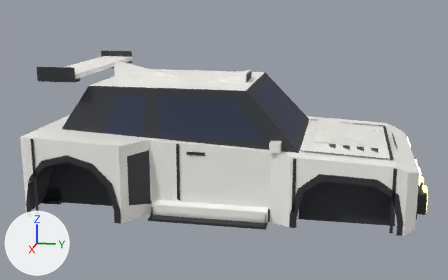
Renders of the FBX model assets/meshes/kumo/Kumo.fbx from each side of a commit.
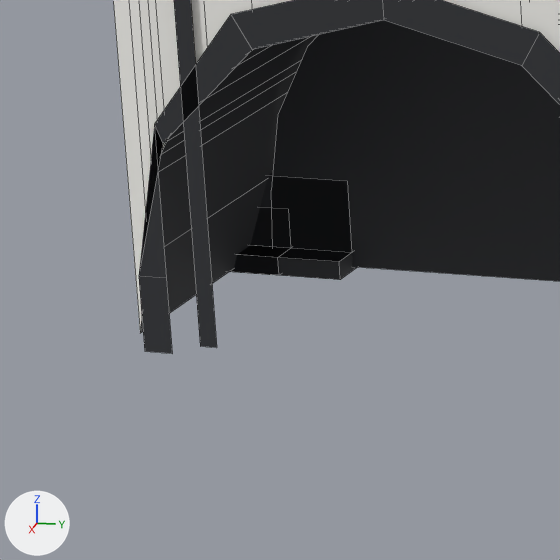
The first picture shows the older version from a 50 mm camera at (19.92, 3.91, 5.34) aimed at (0.19, -0.04, 0.4). The close-ups show the older and then the newer version on the part from 1% to 21% of the width and 57% to 90% of the height of that picture. Only the edits that show in the close-ups are written down. Arrows for +X, +Y and +Z are at lower left; the lights stay in place. The close-ups show mesh edges as thin lines.

Names of what the first close-up shows: 'ArchLip_RR', 'BumperRear', 'Fender_RR', 'Ink_BumpR_R', 'Opt_Diffuser_Race_AccDiffuserRace', 'Opt_Diffuser_Road_AccDiffuser', 'Underbody', 'WheelWell'.
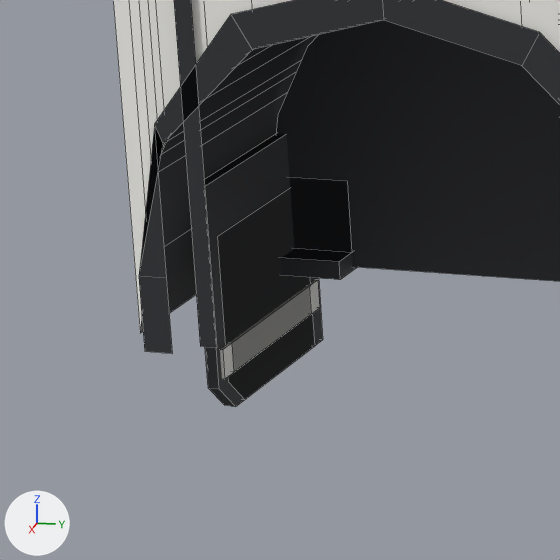
Where the change shows, as pixel boxes (x1, y1, x2, y2) in the close-ups (560 x 560 px):
'Opt_Mudflaps_Long_AccMudflapsLong', added
    after: (204, 134, 323, 407)
'Opt_Mudflaps_Rally_AccMudflaps', added
    after: (217, 191, 314, 398)
'Opt_Mudflaps_Long_AccMudflapsLongBand', added
    after: (220, 280, 320, 379)
'Opt_Mudflaps_Rally_AccMudflapsBand', added
    after: (232, 287, 311, 371)
'Opt_Diffuser_Road_AccDiffuser', unchanged, covered by the edit
    before: (229, 207, 291, 275)

What the commit changed:
Mesh me_opt_mudflaps_long_accmudflapslongband is new.
It consists of a box spanning x 2.04..3.12, y 2.7..2.8, z -1.75..-1.59; a box spanning x -3.12..-2.04, y 2.7..2.8, z -1.75..-1.59; a box spanning x 2.04..3.12, y -5.4..-5.3, z -1.75..-1.59; a box spanning x -3.12..-2.04, y -5.4..-5.3, z -1.75..-1.59.
It uses material mat_body (white #f7f6f1).
Mesh me_opt_mudflaps_long_accmudflapslong is new.
It has 40 vertices, 28 faces and spans x -3.16..3.16, y -5.38..2.78, z -1.95..-0.7.
It uses material mat_trim (dark grey #2f3035).
Mesh me_opt_mudflaps_rally_accmudflaps is new.
It has 40 vertices, 28 faces and spans x -3.06..3.06, y -5.38..2.78, z -1.95..-1.0.
It uses material mat_trim (dark grey #2f3035).
Mesh me_opt_mudflaps_rally_accmudflapsband is new.
It consists of a box spanning x 2.14..3.02, y 2.7..2.8, z -1.75..-1.59; a box spanning x -3.02..-2.14, y 2.7..2.8, z -1.75..-1.59; a box spanning x 2.14..3.02, y -5.4..-5.3, z -1.75..-1.59; a box spanning x -3.02..-2.14, y -5.4..-5.3, z -1.75..-1.59.
It uses material mat_body (white #f7f6f1).
Object 'Opt_Mudflaps_Long_AccMudflapsLongBand' (ob_opt_mudflaps_long_accmudflapslongband) is new; it shows me_opt_mudflaps_long_accmudflapslongband.
Its location is (0.0, 0.0, 0.0).
Object 'Opt_Mudflaps_Long_AccMudflapsLong' (ob_opt_mudflaps_long_accmudflapslong) is new; it shows me_opt_mudflaps_long_accmudflapslong.
Its location is (0.0, 0.0, 0.0).
Object 'Opt_Mudflaps_Rally_AccMudflaps' (ob_opt_mudflaps_rally_accmudflaps) is new; it shows me_opt_mudflaps_rally_accmudflaps.
Its location is (0.0, 0.0, 0.0).
Object 'Opt_Mudflaps_Rally_AccMudflapsBand' (ob_opt_mudflaps_rally_accmudflapsband) is new; it shows me_opt_mudflaps_rally_accmudflapsband.
Its location is (0.0, 0.0, 0.0).
